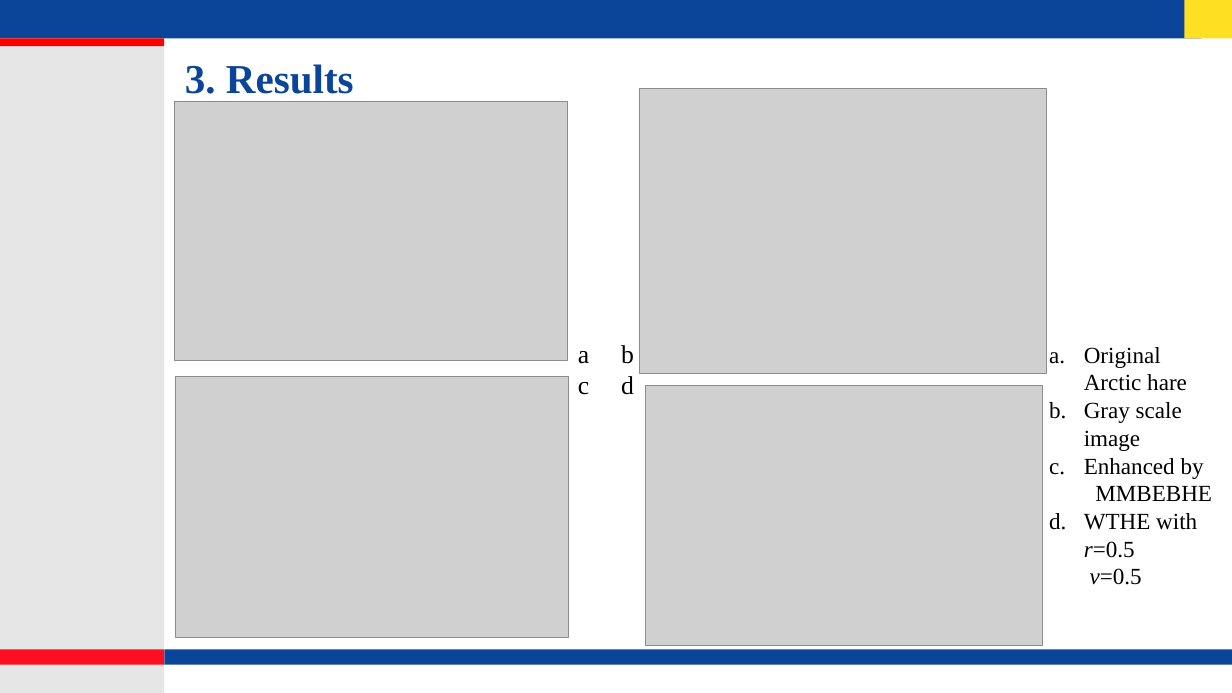
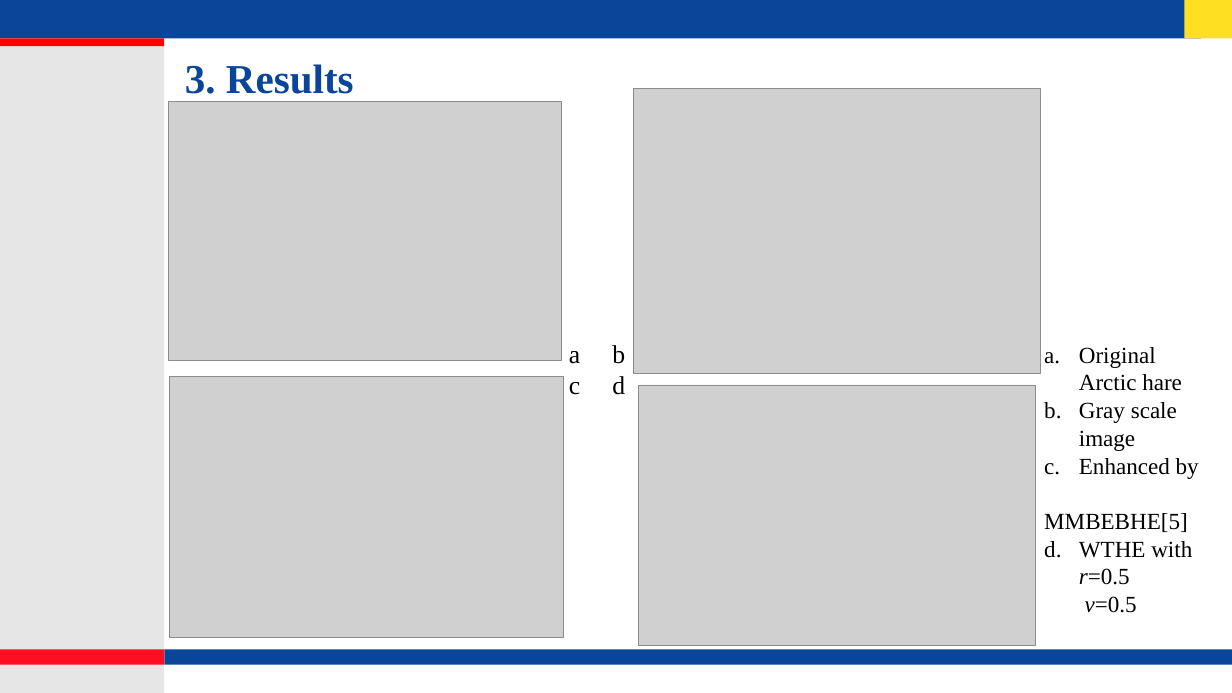
Before and after one commit to lohith921/DIP, a slide deck: slide 11 of Project/Presentation.pptx. Drawn at 1232x693 pixels with LibreOffice and Linux fonts; fonts in the diff are those of the drawing; grey boxes stand for pictures; background and template pictures are left out. Boxes give left, top, right and bottom in pixels: in the first picture for what was removed or moved away, otherwise in the second. Text is boxed around its words. In the diff, an @@ line names an element or a change of style, - is before the commit and + after.

```diff
--- a/Project/Presentation.pptx
+++ b/Project/Presentation.pptx
@@ text "a b" rewrapped from <box>1049,352,1066,530</box> to <box>1044,352,1061,558</box> @@
@@ 4 pictures: place and size @@
-4 pictures at <box>175,89,1047,646</box>
+4 pictures at <box>168,89,1042,646</box>
@@ text at <box>1044,513,1188,532</box>: text changed @@
-MMBEBHE
+MMBEBHE[5]
```
Also in this commit, not shown: 3 other slides changed.
